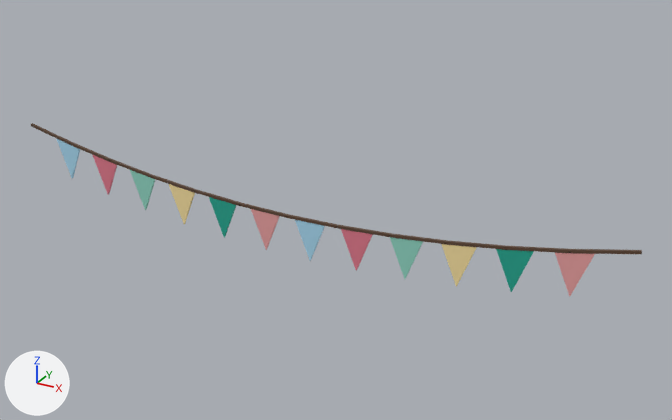
Two versions of the FBX model assets/cat-cafe/exports/CatCafe_Square_Bunting.fbx, one commit apart.
The view is the same before and after, from a camera (50 mm lens) standing at (0.1114, -0.1778, 0.1794) and looking at (0.0102, 0.0063, 0.0873). Arrows for +X, +Y and +Z are at lower left; the lights stay in place. The picture after the commit comes second. Where no turn or scale is listed for an object, it has been applied to the vertices.

The scene before the commit, as lines of its bpy script (objects in view):
```python
ob_catcafe_square_bunting = bpy.data.objects.new('CatCafe_Square_Bunting', me_catcafe_square_bunting)
ob_catcafe_square_bunting.location = (0.0, 0.0, 0.0)
ob_catcafe_square_bunting_flag02_pennant = bpy.data.objects.new('CatCafe_Square_Bunting_Flag02_Pennant', me_catcafe_square_bunting_flag02_pennant)
ob_catcafe_square_bunting_flag02_pennant.location = (0.0579, 0.0, 0.0905)
ob_catcafe_square_bunting_flag04_pennant = bpy.data.objects.new('CatCafe_Square_Bunting_Flag04_Pennant', me_catcafe_square_bunting_flag04_pennant)
ob_catcafe_square_bunting_flag04_pennant.location = (0.0322, 0.0, 0.0872)
ob_catcafe_square_bunting_flag05_pennant = bpy.data.objects.new('CatCafe_Square_Bunting_Flag05_Pennant', me_catcafe_square_bunting_flag05_pennant)
ob_catcafe_square_bunting_flag05_pennant.location = (0.0193, 0.0, 0.0863)
ob_catcafe_square_bunting_flag07_pennant = bpy.data.objects.new('CatCafe_Square_Bunting_Flag07_Pennant', me_catcafe_square_bunting_flag07_pennant)
ob_catcafe_square_bunting_flag07_pennant.location = (-0.0064, 0.0, 0.0858)
ob_catcafe_square_bunting_flag09_pennant = bpy.data.objects.new('CatCafe_Square_Bunting_Flag09_Pennant', me_catcafe_square_bunting_flag09_pennant)
ob_catcafe_square_bunting_flag09_pennant.location = (-0.0322, 0.0, 0.0872)
ob_catcafe_square_bunting_flag10_pennant = bpy.data.objects.new('CatCafe_Square_Bunting_Flag10_Pennant', me_catcafe_square_bunting_flag10_pennant)
ob_catcafe_square_bunting_flag10_pennant.location = (-0.045, 0.0, 0.0886)
ob_catcafe_square_bunting_flag11_pennant = bpy.data.objects.new('CatCafe_Square_Bunting_Flag11_Pennant', me_catcafe_square_bunting_flag11_pennant)
ob_catcafe_square_bunting_flag11_pennant.location = (-0.0579, 0.0, 0.0905)
ob_catcafe_square_bunting_flag12_pennant = bpy.data.objects.new('CatCafe_Square_Bunting_Flag12_Pennant', me_catcafe_square_bunting_flag12_pennant)
ob_catcafe_square_bunting_flag12_pennant.location = (-0.0707, 0.0, 0.0929)
# also in view: 'CatCafe_Square_Bunting_Flag06_Pennant' at (0.0064, 0.0, 0.0806); 'CatCafe_Square_Bunting_Flag03_Pennant' at (0.045, 0.0, 0.0836); 'CatCafe_Square_Bunting_Flag01_Pennant' at (0.0707, 0.0, 0.088)
```
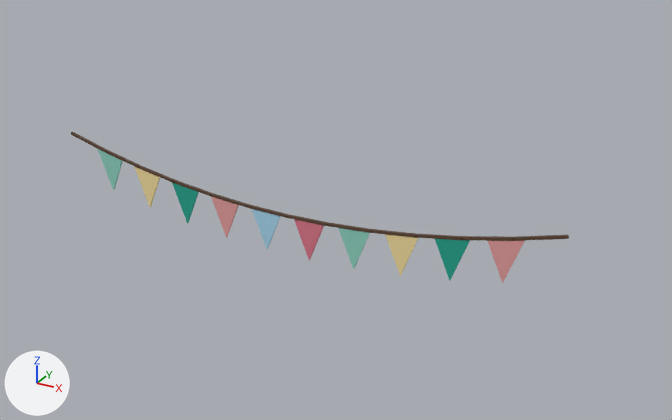
What the commit changed:
me_catcafe_square_bunting is used by ob_catcafe_square_bunting; location (0.0, 0.0, 0.0).
me_catcafe_square_bunting had 96 vertices, 72 faces and spanned x -0.084..0.084, y 0.0, z 0.086..0.096.
me_catcafe_square_bunting now has 96 vertices, 72 faces and spans x -0.069..0.069, y 0.0, z 0.086..0.096.
me_catcafe_square_bunting part 1: the whole mesh is scaled about its middle by (0.821, 1, 1).
Object 'CatCafe_Square_Bunting_Flag08_Pennant' (ob_catcafe_square_bunting_flag08_pennant) moves from (-0.0193, 0.0, 0.0863) to (-0.031, 0.0, 0.0878).
Object 'CatCafe_Square_Bunting_Flag04_Pennant' (ob_catcafe_square_bunting_flag04_pennant) moves from (0.0322, 0.0, 0.0872) to (0.0186, 0.0, 0.0865).
Object 'CatCafe_Square_Bunting_Flag01_Pennant' (ob_catcafe_square_bunting_flag01_pennant) moves from (0.0707, 0.0, 0.0929) to (0.0557, 0.0, 0.0923).
Object 'CatCafe_Square_Bunting_Flag07_Pennant' (ob_catcafe_square_bunting_flag07_pennant) moves from (-0.0064, 0.0, 0.0858) to (-0.0186, 0.0, 0.0865).
Object 'CatCafe_Square_Bunting_Flag03_Pennant' (ob_catcafe_square_bunting_flag03_pennant) moves from (0.045, 0.0, 0.0886) to (0.031, 0.0, 0.0878).
Object 'CatCafe_Square_Bunting_Flag09_Pennant' (ob_catcafe_square_bunting_flag09_pennant) moves from (-0.0322, 0.0, 0.0872) to (-0.0434, 0.0, 0.0897).
Object 'CatCafe_Square_Bunting_Flag10_Pennant' (ob_catcafe_square_bunting_flag10_pennant) moves from (-0.045, 0.0, 0.0886) to (-0.0557, 0.0, 0.0923).
Object 'CatCafe_Square_Bunting_Flag05_Pennant' (ob_catcafe_square_bunting_flag05_pennant) moves from (0.0193, 0.0, 0.0863) to (0.0062, 0.0, 0.0858).
Object 'CatCafe_Square_Bunting_Flag12_Pennant' (ob_catcafe_square_bunting_flag12_pennant) is deleted.
Object 'CatCafe_Square_Bunting_Flag06_Pennant' (ob_catcafe_square_bunting_flag06_pennant) moves from (0.0064, 0.0, 0.0858) to (-0.0062, 0.0, 0.0858).
Object 'CatCafe_Square_Bunting_Flag11_Pennant' (ob_catcafe_square_bunting_flag11_pennant) is deleted.
Object 'CatCafe_Square_Bunting_Flag02_Pennant' (ob_catcafe_square_bunting_flag02_pennant) moves from (0.0579, 0.0, 0.0905) to (0.0434, 0.0, 0.0897).

Pixel boxes (x1, y1, x2, y2) of what changed, in the pictures (672 x 420 px):
'CatCafe_Square_Bunting', rescaled (18% narrower, 17% shorter)
    before: (31, 123, 642, 254)
    after: (71, 132, 569, 241)
'CatCafe_Square_Bunting_Flag01_Pennant', moved
    before: (555, 252, 595, 296)
    after: (488, 240, 525, 283)
'CatCafe_Square_Bunting_Flag02_Pennant', moved
    before: (496, 249, 534, 292)
    after: (435, 239, 470, 280)
'CatCafe_Square_Bunting_Flag03_Pennant', moved
    before: (441, 244, 477, 287)
    after: (385, 234, 418, 276)
'CatCafe_Square_Bunting_Flag04_Pennant', moved
    before: (390, 237, 423, 279)
    after: (338, 228, 370, 269)
'CatCafe_Square_Bunting_Flag05_Pennant', moved
    before: (341, 229, 373, 271)
    after: (294, 219, 324, 260)
'CatCafe_Square_Bunting_Flag06_Pennant', moved
    before: (295, 220, 325, 261)
    after: (252, 209, 280, 250)
'CatCafe_Square_Bunting_Flag07_Pennant', moved
    before: (251, 209, 280, 250)
    after: (211, 197, 239, 238)
'CatCafe_Square_Bunting_Flag08_Pennant', moved
    before: (209, 197, 236, 238)
    after: (172, 182, 199, 223)
'CatCafe_Square_Bunting_Flag09_Pennant', moved
    before: (169, 184, 195, 224)
    after: (134, 166, 160, 207)
'CatCafe_Square_Bunting_Flag10_Pennant', moved
    before: (130, 170, 155, 210)
    after: (98, 149, 123, 190)
'CatCafe_Square_Bunting_Flag11_Pennant', deleted (brown)
    before: (93, 155, 117, 195)
'CatCafe_Square_Bunting_Flag12_Pennant', deleted (blue)
    before: (56, 138, 80, 178)
